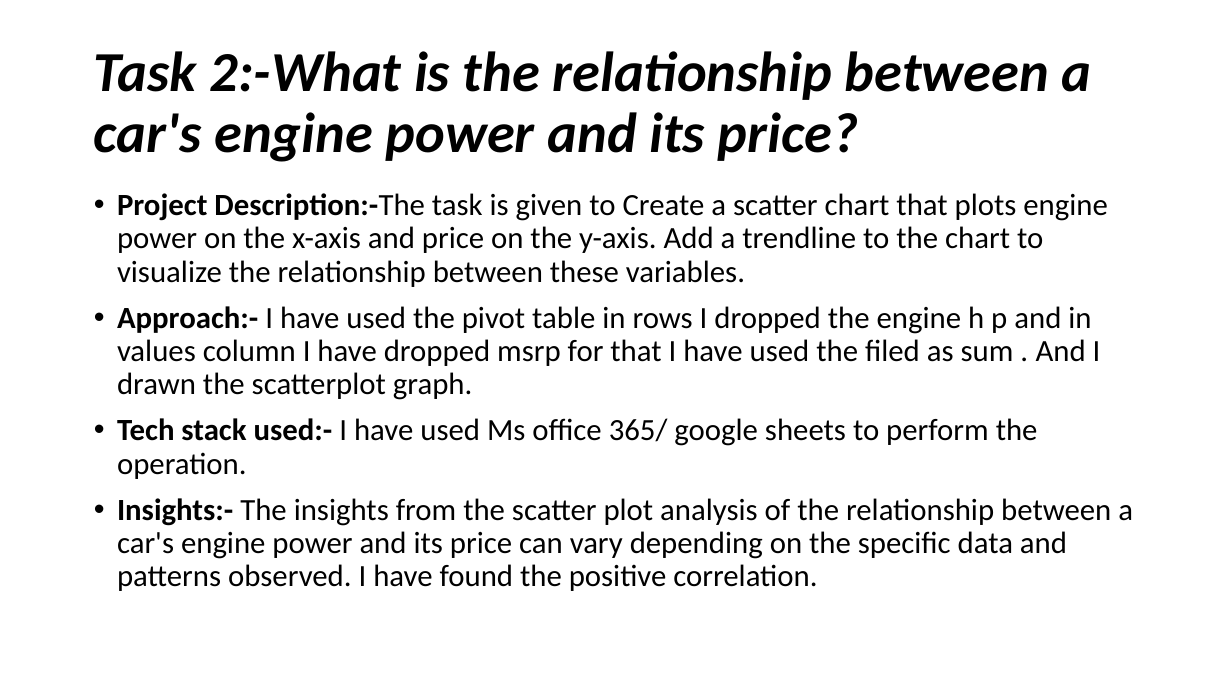
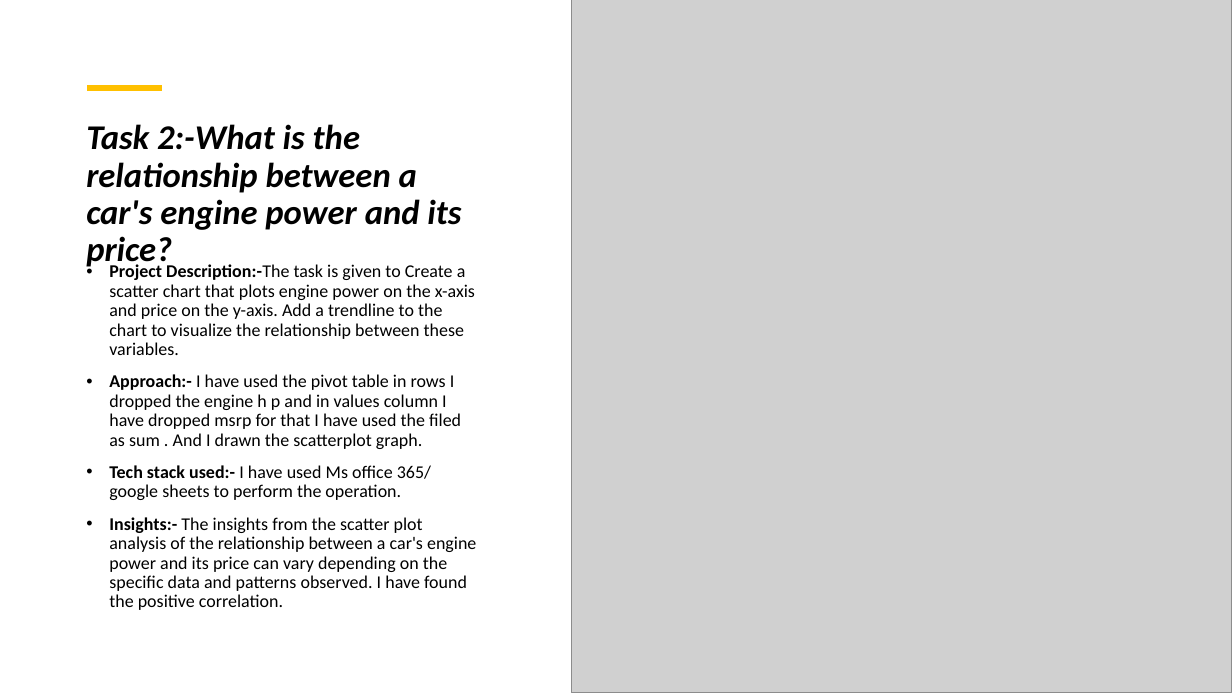
Before and after one commit to Athreya27/Athreya-, a slide deck: slide 6 of Impact of Car Features.pptx (slide 5 before the commit). Drawn at 1232x693 pixels with LibreOffice and Linux fonts; fonts in the diff are those of the drawing; grey boxes stand for pictures. Boxes give left, top, right and bottom in pixels: in the first picture for what was removed or moved away, otherwise in the second. Text is boxed around its words. In the diff, an @@ line names an element or a change of style, - is before the commit and + after.

```diff
--- a/Impact of Car Features.pptx
+++ b/Impact of Car Features.pptx
@@ picture added at [571,0,1232,693] @@
@@ line added from (88, 88) to (162, 88), #FFC000 4.5 pt @@
@@ title "Task 2:-What is the relationship ...": place and size @@
-title "Task 2:-What is the relationship ..." at [94,51,1092,162]
+title "Task 2:-What is the relationship ..." at [86,124,461,270]
@@ title "Task 2:-What is the relationship ..." at [86,124,461,270]: size 44 to 27 pt; vertical alignment middle to top @@
@@ text "Project Description:-The task is given ...": place and size @@
-text "Project Description:-The task is given ..." at [117,193,1133,591]
+text "Project Description:-The task is given ..." at [109,264,476,610]
@@ text "Project Description:-The task is given ..." at [109,264,476,610]: size 24 to 14 pt @@
```
Also in this commit, not shown: 29 other slides changed, 10 slides added, 5 slides removed.
